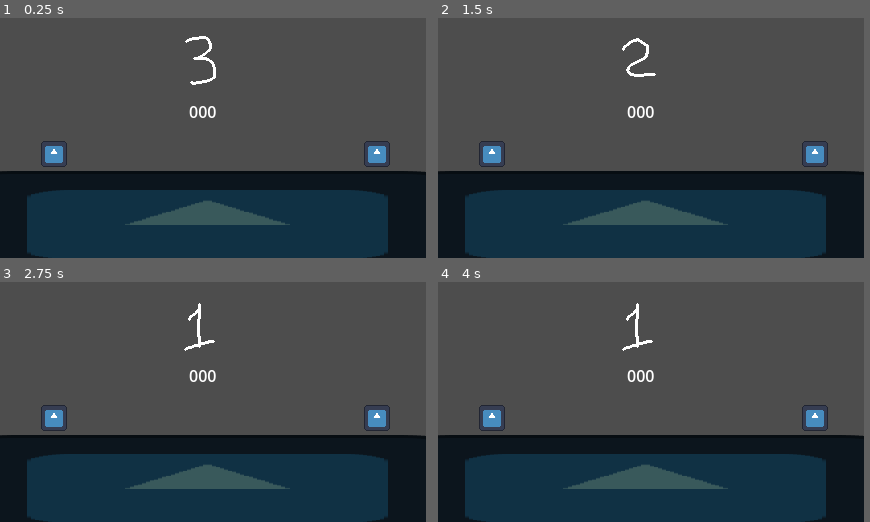
Above: before the commit, frames 1-4 (two rows, left to right).
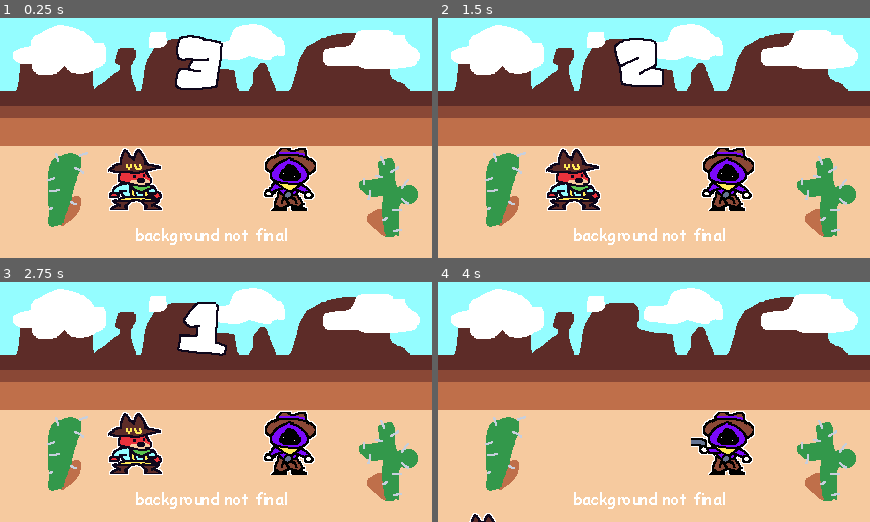
Above: after the commit, the same moments.

Repository: JUB-Yoush/scrimblo-games-vol1
Game: Godot game, scene res://games/quickdraw/src/game.tscn
Same seed, same stepped clock (60 frames per second), same inputs: the game is played once before the commit and once after it. The engine's default icon, where the game draws it, is replaced by a stand-in: a white triangle on a blue panel in a dark square.
Inputs:
- Up to frame 1 (0.25 s): no input
- Up to frame 2 (1.5 s): tap Enter at 0.5 s; tap Space (draw) at 0.6, 1.25, 1.35 s
- Up to frame 3 (2.75 s): tap Space (draw) at 2.1 s
- Up to frame 4 (4 s): tap Enter at 2.75 s; tap Space (draw) at 2.85, 3.5, 3.6 s
In our replay, the window is 426x240 before the commit and 432x240 after it. These sizes can differ from the game's own. Grey fills any space a smaller window leaves; there, only what the larger window draws over its background counts as a difference.

The runs differ from the first frame. In frame 1, 99% of the frame differs, in the area x 0-100%, y 0-100%; in frame 2, 99%; in frame 3, 99%; in frame 4, 99%.

Commit message:
quickdraw done

Diff:
--- a/games/quickdraw/src/game.gd
+++ b/games/quickdraw/src/game.gd
@@ -17,46 +17,78 @@
 const DRAW_VARIANCE:float = 5.0
 var rng = RandomNumberGenerator.new()
 @onready var countdown:Sprite2D = $Countdown
-
+@onready var scrimblo:Sprite2D = $Scrimblo
+@onready var wizard:Sprite2D = $Wizard
 func _ready() -> void:
 	play_round()
 	pass # Replace with function body.
 
 func lose():
-	game_over.emit(false)
+	var rigid := RigidBody2D.new()
+	rigid.linear_velocity.x = -200
+	add_child(rigid)
+	scrimblo.hide()
+	var newScrimblo = Sprite2D.new()
+	newScrimblo.texture = load("res://games/quickdraw/assets/scrimblo-cowboy3.png")
+	rigid.global_position = scrimblo.global_position
+	rigid.add_child(newScrimblo)
+
+
+	countdown.texture = null
+	scrimblo.texture = load("res://games/quickdraw/assets/scrimblo-cowboy3.png")
+	wizard.texture = load("res://games/quickdraw/assets/wizard-cowboy2.png")
 	print('you lose')
+	game_over.emit(0)
 	pass
 
 func shoot():
 	player_shot = true
+
+	var rigid := RigidBody2D.new()
+	rigid.linear_velocity.x = 200
+	add_child(rigid)
+	wizard.hide()
+	var newWizard = Sprite2D.new()
+	newWizard.texture = load("res://games/quickdraw/assets/wizard-cowboy3.png")
+	rigid.global_position = wizard.global_position
+	rigid.add_child(newWizard)
+
+	scrimblo.texture = load("res://games/quickdraw/assets/scrimblo-cowboy2.png")
+	countdown.texture = null
 	print('you win')
+	game_over.emit(1)
 	pass
 
 func _process(delta: float) -> void:
 	if Input.is_action_just_pressed("draw"):
 		if current_game_state == GAME_STATE.DRAWING:
-			print('you lose')
+			countdown.texture = null
 			lose()
+			current_game_state = GAME_STATE.ROUND_END
 			pass
 		elif current_game_state == GAME_STATE.DRAWN:
 			shoot()
+			current_game_state = GAME_STATE.ROUND_END
 
 func play_round():
+	current_game_state = GAME_STATE.SETUP
+	# render 3,2,1 then make draw appear, with some vairance
+	countdown.texture = load("res://games/quickdraw/assets/timer1.png")
+	await get_tree().create_timer(1).timeout
+	countdown.texture = load("res://games/quickdraw/assets/timer2.png")
+	await get_tree().create_timer(1).timeout
+	countdown.texture = load("res://games/quickdraw/assets/timer3.png")
+	await get_tree().create_timer(1).timeout
+	countdown.texture = null
 	current_game_state = GAME_STATE.DRAWING
-	# render 3,2,1 then make draw appear, with some vairance
-	countdown.texture = load("res://games/quickdraw/assets/temp-timer1.png")
-	await get_tree().create_timer(1).timeout
-	countdown.texture = load("res://games/quickdraw/assets/temp-timer2.png")
-	await get_tree().create_timer(1).timeout
-	countdown.texture = load("res://games/quickdraw/assets/temp-timer3.png")
-	await get_tree().create_timer(1).timeout
 	var extra_time = 2 + rng.randf_range(-DRAW_VARIANCE, DRAW_VARIANCE)
 	await get_tree().create_timer(extra_time).timeout
 	draw()
 
 func draw():
+	countdown.texture = load("res://games/quickdraw/assets/timer4.png")
+	wizard.texture = load("res://games/quickdraw/assets/wizard-cowboy2.png")
 	current_game_state = GAME_STATE.DRAWN
-	print('draw')
 	await get_tree().create_timer(DRAW_SPEEDS[level]).timeout
 	current_game_state = GAME_STATE.ROUND_END
 	if not player_shot:
--- a/games/quickdraw/src/game.tscn
+++ b/games/quickdraw/src/game.tscn
@@ -1,34 +1,24 @@
-[gd_scene load_steps=3 format=3 uid="uid://b0vk25o8hs775"]
+[gd_scene load_steps=5 format=3 uid="uid://b0vk25o8hs775"]
 
 [ext_resource type="Script" path="res://games/quickdraw/src/game.gd" id="1_6uy3k"]
-[ext_resource type="Texture2D" uid="uid://q5vh3ph1acbg" path="res://icon.svg" id="1_p5qtb"]
+[ext_resource type="Texture2D" uid="uid://cuvhgmhebr120" path="res://games/quickdraw/assets/bg.png" id="2_4rnse"]
+[ext_resource type="Texture2D" uid="uid://4iwo084x55lb" path="res://games/quickdraw/assets/scrimblo-cowboy1.png" id="2_xce5s"]
+[ext_resource type="Texture2D" uid="uid://bu3a55m5w13om" path="res://games/quickdraw/assets/wizard-cowboy1.png" id="3_nr0td"]
 
 [node name="Game" type="Node2D"]
 script = ExtResource("1_6uy3k")
 
+[node name="BG" type="Sprite2D" parent="."]
+texture = ExtResource("2_4rnse")
+centered = false
+
 [node name="Scrimblo" type="Sprite2D" parent="."]
-position = Vector2(54, 136)
-scale = Vector2(0.2, 0.2)
-texture = ExtResource("1_p5qtb")
+position = Vector2(139, 161)
+texture = ExtResource("2_xce5s")
 
 [node name="Wizard" type="Sprite2D" parent="."]
-position = Vector2(377, 136)
-scale = Vector2(0.2, 0.2)
-texture = ExtResource("1_p5qtb")
-
-[node name="BG" type="Sprite2D" parent="."]
-modulate = Color(0.223529, 0.34902, 0.356863, 1)
-position = Vector2(207.5, 205)
-scale = Vector2(4.10156, 0.816406)
-texture = ExtResource("1_p5qtb")
+position = Vector2(285, 161)
+texture = ExtResource("3_nr0td")
 
 [node name="Countdown" type="Sprite2D" parent="."]
 position = Vector2(200, 44)
-
-[node name="Frames" type="Label" parent="."]
-offset_left = 183.0
-offset_top = 82.0
-offset_right = 223.0
-offset_bottom = 105.0
-text = "000"
-horizontal_alignment = 1
--- /dev/null
+++ b/main.tscn
@@ -0,0 +1,25 @@
+[gd_scene load_steps=3 format=3 uid="uid://43nemurnpe4c"]
+
+[ext_resource type="PackedScene" uid="uid://b0vk25o8hs775" path="res://games/quickdraw/src/game.tscn" id="1_wjvyr"]
+[ext_resource type="Texture2D" uid="uid://eb032wrne460" path="res://assets/border.png" id="2_ht23j"]
+
+[node name="Main" type="Node2D"]
+
+[node name="border" type="Sprite2D" parent="."]
+z_index = 10
+z_as_relative = false
+texture = ExtResource("2_ht23j")
+centered = false
+
+[node name="SubViewportContainer" type="SubViewportContainer" parent="."]
+offset_right = 40.0
+offset_bottom = 40.0
+
+[node name="Minigame" type="SubViewport" parent="SubViewportContainer"]
+handle_input_locally = false
+size = Vector2i(432, 240)
+render_target_update_mode = 4
+
+[node name="Game" parent="SubViewportContainer/Minigame" instance=ExtResource("1_wjvyr")]
+
+[node name="Node" type="Node" parent="SubViewportContainer/Minigame"]
--- a/project.godot
+++ b/project.godot
@@ -17,7 +17,7 @@
 
 [display]
 
-window/size/viewport_width=426
+window/size/viewport_width=432
 window/size/viewport_height=240
 window/stretch/mode="viewport"
 window/stretch/scale_mode="integer"
Binary file added: assets/border.png
Not shown, added: assets/border.png.import
Binary file added: games/quickdraw/assets/bg.aseprite
Binary file added: games/quickdraw/assets/bg.png
Not shown, added: games/quickdraw/assets/bg.png.import
Binary file changed: games/quickdraw/assets/scrimblo-cowboy.aseprite
Binary file added: games/quickdraw/assets/scrimblo-cowboy1.png
Not shown, added: games/quickdraw/assets/scrimblo-cowboy1.png.import
Binary file added: games/quickdraw/assets/scrimblo-cowboy2.png
Not shown, added: games/quickdraw/assets/scrimblo-cowboy2.png.import
Binary file added: games/quickdraw/assets/scrimblo-cowboy3.png
Not shown, added: games/quickdraw/assets/scrimblo-cowboy3.png.import
(and 16 more such lines)
